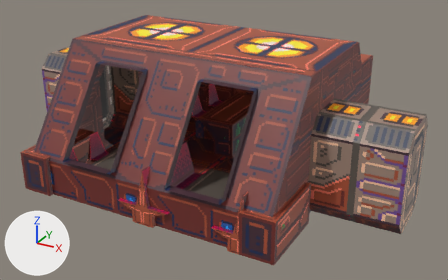
Before and after pictures for a commit that changed the Blender file rubens-psx-engine/Content/lounge.blend.
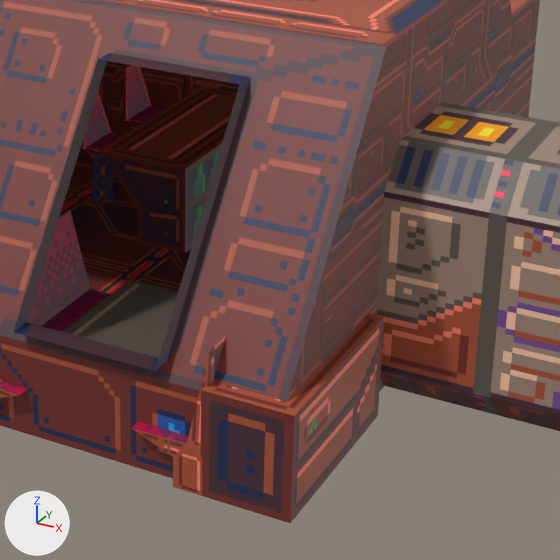
Old and new are each drawn whole from a camera (50 mm lens) standing at (9.38, -16.22, 9.19) and looking at (0.59, -0.22, 1.19) and again close up on the part from 35% to 85% of the width and 21% to 100% of the height. Arrows for +X, +Y and +Z are at lower left; the lights stay in place.

The first close-up shows 'Door', 'Lounge_Windows', 'Lounge_floor.001', 'Lounge_frame.001', 'Lounge_wall', 'Wall_L', 'booth_1', 'booth_3', 'counter_1.001', 'counter_2', 'high_chair_2', 'table_2'.
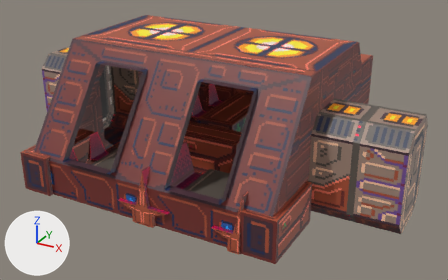
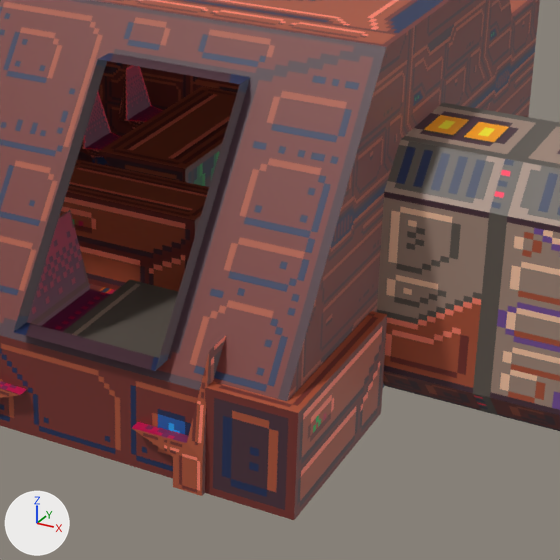
Where the newer file only moved an object's origin or applied its transform, the numbers keep the older frame.

Boxes (x1, y1, x2, y2) around the edits, measured in the close-ups (560 x 560 px; the box of a moved part takes in the faces that stretch with it):
'counter_1.001', moved
    before: (201, 313, 384, 523)
    after: (205, 311, 387, 520)
'counter_1.003', now drawn (red)
    after: (59, 159, 209, 292)
part 1 of me_cube_001, moved or reshaped
    before: (201, 313, 384, 523)
    after: (59, 159, 387, 520)
'Lounge_floor.001', unchanged, covered by the edit
    before: (59, 151, 191, 294)
    after: (77, 151, 116, 294)

What the commit changed:
me_cube_001 has 8 vertices, 5 faces and spans x 1.79..4.14, y 1.0..2.02, z 0.0..1.25.
me_cube_001 is used by ob_counter_1_001; location (5.18, -5.93, 0.0); rotation (0.0, 0.0, 1.571), in degrees (0, 0, 90).
me_cube_001 part 1: the whole mesh is moved by (-2.96, -1.51, 0.0).
Object 'counter_1.001' (ob_counter_1_001) moves from (5.18, -5.93, 0.0) to (3.68, -2.9, 0.0).
